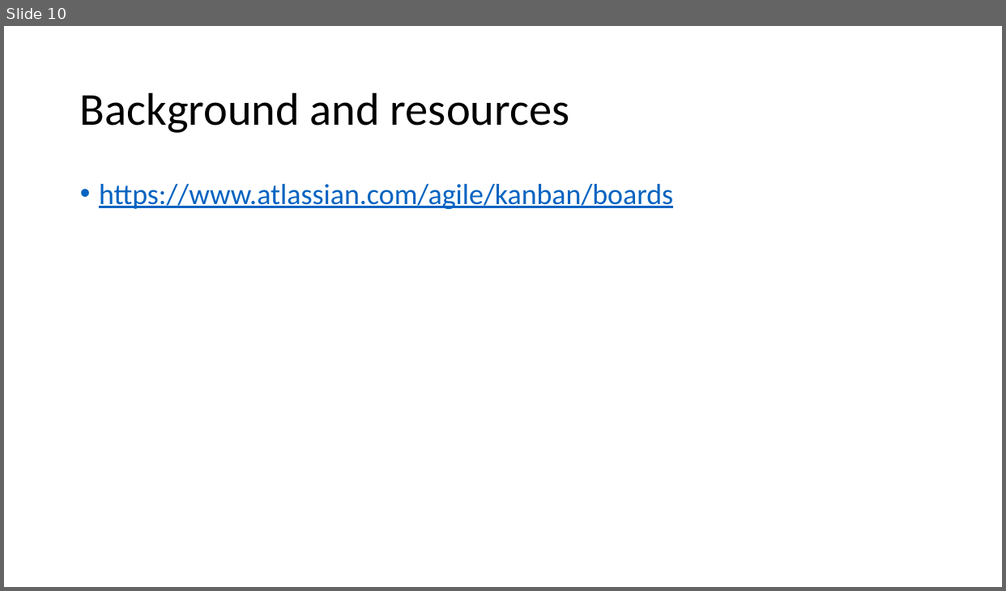
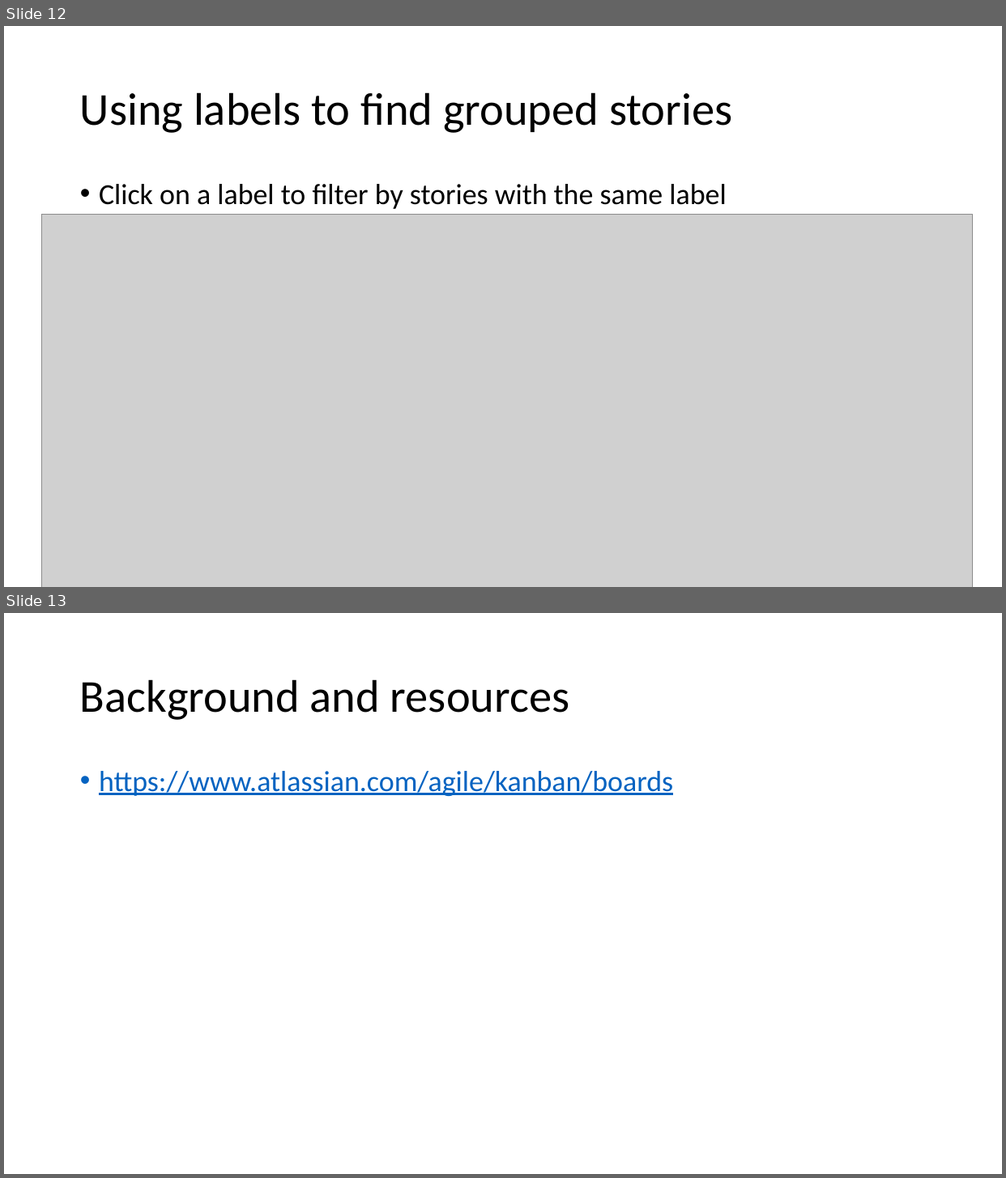
Before and after one commit to mschray/IPro497Sample, a slide deck: Course Content/What is Kanban (101).pptx. Shown one above the other, each under a label of ours: slide 10 before the commit, slides 12 and 13 after it. The pictures are 1006x591 and 1006x1178 pixels, drawn with LibreOffice and Linux fonts; fonts in the diff are those of the drawing; grey boxes stand for pictures. Boxes give left, top, right and bottom in pixels: in the first picture for what was removed or moved away, otherwise in the second. Text is boxed around its words. In the diff, an @@ line names an element or a change of style, - is before the commit and + after.

```diff
--- a/Course Content/What is Kanban (101).pptx
+++ b/Course Content/What is Kanban (101).pptx
@@ slide 12 added at bbox=[4, 26, 1002, 587], background #FFFFFF @@
@@ title added at bbox=[80, 92, 732, 133], 44 pt, text #000000 @@
+Using labels to find grouped stories
@@ text added at bbox=[99, 184, 726, 209], 28 pt, text #000000 @@
+• Click on a label to filter by stories with the same label
@@ picture added at bbox=[42, 215, 973, 587] @@
@@ what was slide 10 is now slide 13 @@
```
Also in this commit, not shown: 2 other slides added.
